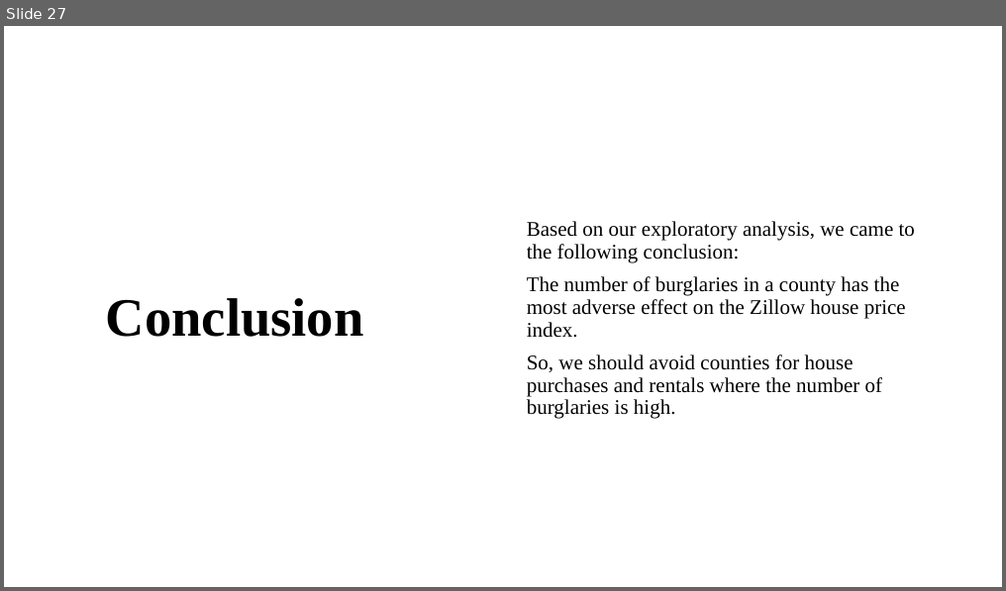
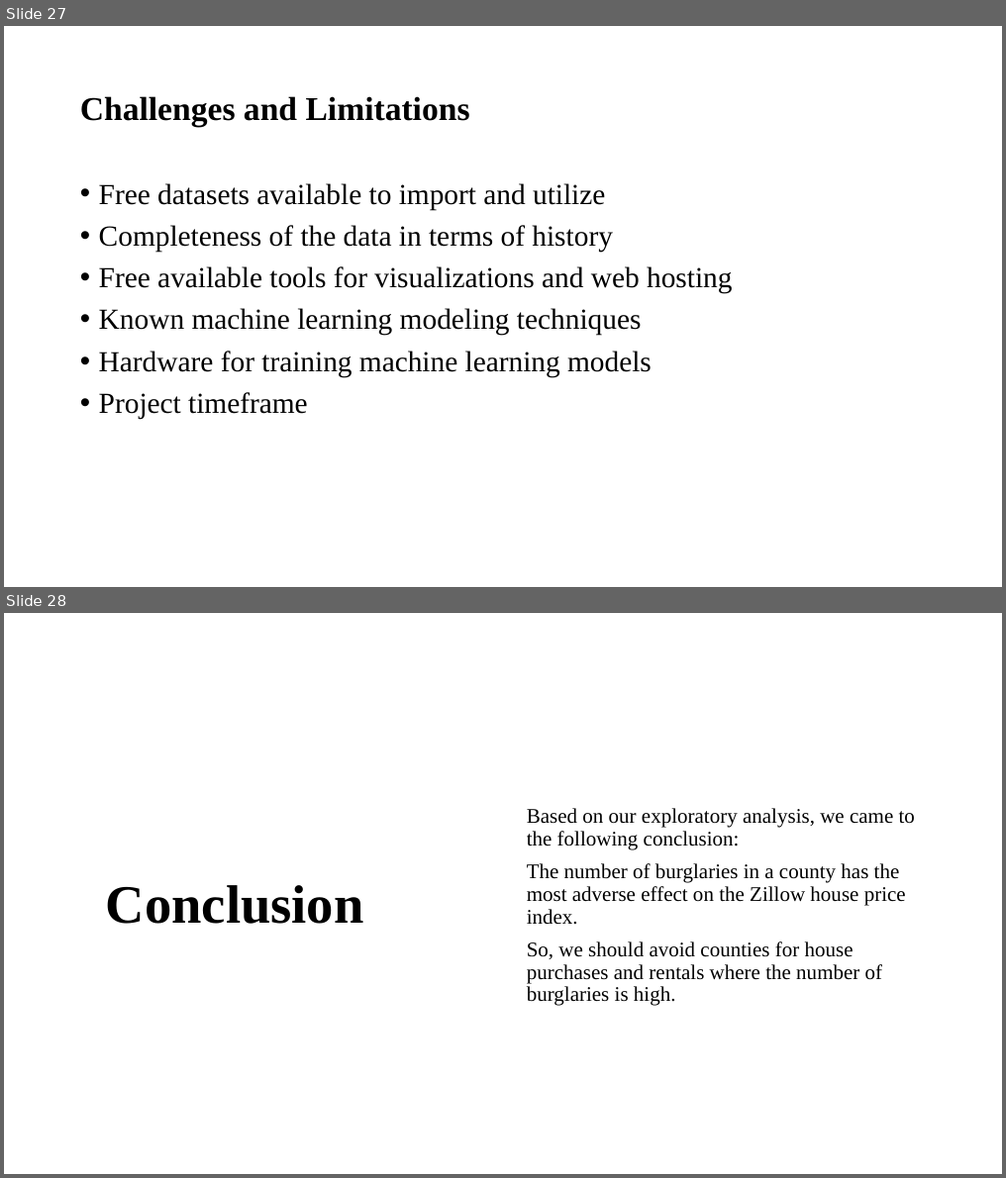
Before and after one commit to mirahmed07/DS_Masters_SPU, a slide deck: DS_670/Documents/DS_670_project_Mir_Madhrui_Kaushik_Leonsteen.pptx. Shown one above the other, each under a label of ours: slide 27 before the commit, slides 27 and 28 after it. The pictures are 1006x591 and 1006x1178 pixels, drawn with LibreOffice and Linux fonts; fonts in the diff are those of the drawing. Boxes give left, top, right and bottom in pixels: in the first picture for what was removed or moved away, otherwise in the second. Text is boxed around its words. In the diff, an @@ line names an element or a change of style, - is before the commit and + after.

```diff
--- a/DS_670/Documents/DS_670_project_Mir_Madhrui_Kaushik_Leonsteen.pptx
+++ b/DS_670/Documents/DS_670_project_Mir_Madhrui_Kaushik_Leonsteen.pptx
@@ slide 27 added at [4, 26, 1002, 587], background #FFFFFF @@
@@ title added at [80, 96, 470, 127], 32 pt, text #000000, bold @@
+Challenges and Limitations
@@ text added at [99, 183, 732, 419], 28 pt, text #000000 @@
+• Free datasets available to import and utilize
+• Completeness of the data in terms of history
+• Free available tools for visualizations and web hosting
+• Known machine learning modeling techniques
+• Hardware for training machine learning models
+• Project timeframe
@@ what was slide 27 is now slide 28 @@
```
Also in this commit, not shown: 7 slides changed.
